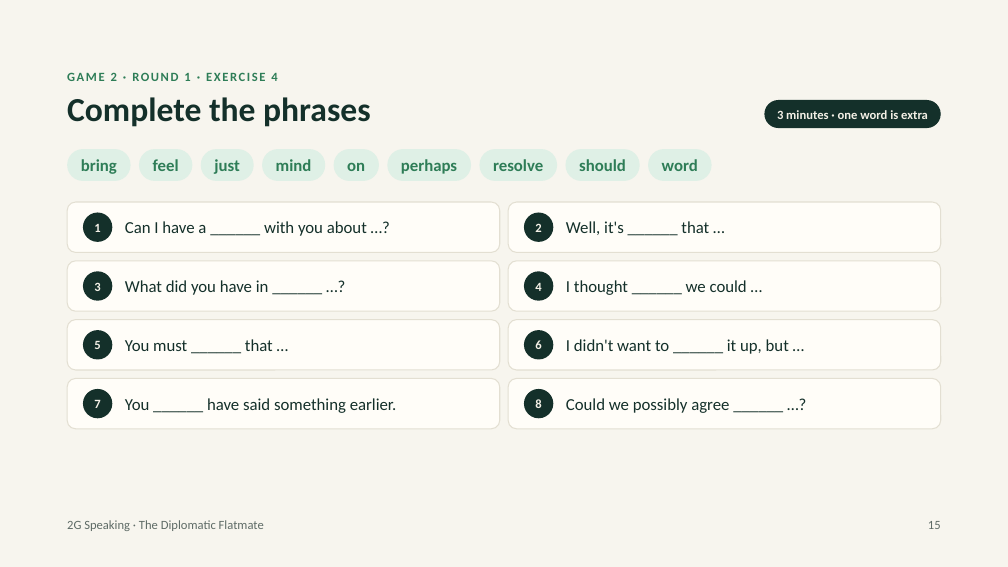
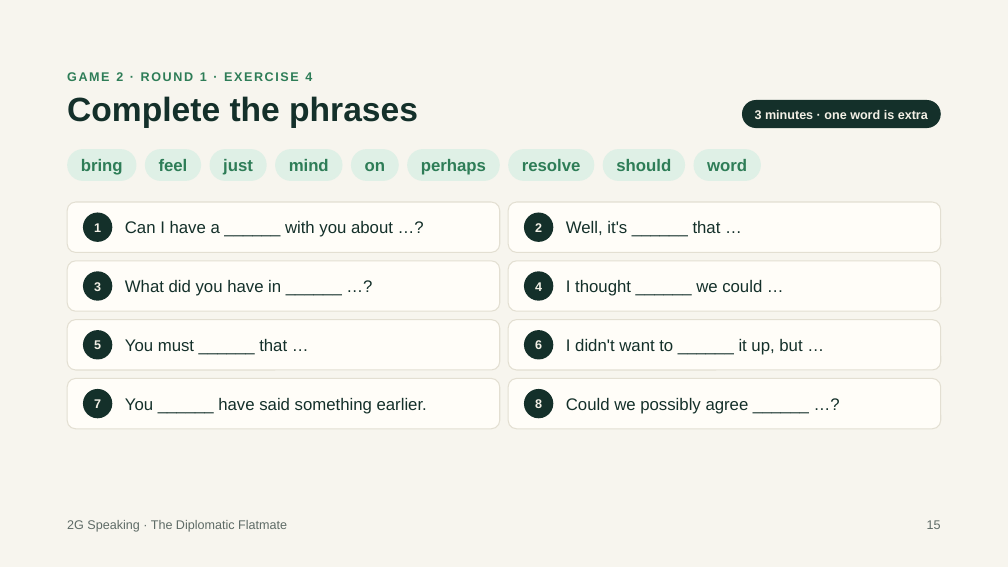
Before and after one commit to adizmurodov/About-ME, a slide deck: slide 15 of diplomatic-flatmate/The-Diplomatic-Flatmate.pptx. Drawn at 1008x567 pixels with LibreOffice and Linux fonts; fonts in the diff are those of the drawing. Boxes give left, top, right and bottom in pixels: in the first picture for what was removed or moved away, otherwise in the second. Text is boxed around its words. In the diff, an @@ line names an element or a change of style, - is before the commit and + after.

```diff
--- a/diplomatic-flatmate/The-Diplomatic-Flatmate.pptx
+++ b/diplomatic-flatmate/The-Diplomatic-Flatmate.pptx
@@ rounded rectangle: place and size @@
-rounded rectangle at (765, 100, 941, 128)
+rounded rectangle at (742, 100, 941, 128)
@@ text "3 minutes · one word ...": place and size @@
-text "3 minutes · one word ..." at (777, 110, 928, 119)
+text "3 minutes · one word ..." at (755, 110, 928, 119)
@@ rounded rectangle: place and size @@
-rounded rectangle at (67, 149, 131, 181)
+rounded rectangle at (67, 149, 137, 181)
@@ rounded rectangle: place and size @@
-rounded rectangle at (139, 149, 193, 181)
+rounded rectangle at (145, 149, 201, 181)
@@ rounded rectangle: place and size @@
-rounded rectangle at (201, 149, 254, 181)
+rounded rectangle at (209, 149, 267, 181)
@@ rounded rectangle: place and size @@
-rounded rectangle at (262, 149, 325, 181)
+rounded rectangle at (275, 149, 343, 181)
@@ rounded rectangle: place and size @@
-rounded rectangle at (333, 149, 379, 181)
+rounded rectangle at (351, 149, 399, 181)
@@ rounded rectangle: place and size @@
-rounded rectangle at (387, 149, 471, 181)
+rounded rectangle at (408, 149, 501, 181)
@@ rounded rectangle: place and size @@
-rounded rectangle at (479, 149, 557, 181)
+rounded rectangle at (508, 149, 594, 181)
@@ rounded rectangle: place and size @@
-rounded rectangle at (566, 149, 640, 181)
+rounded rectangle at (603, 149, 685, 181)
@@ rounded rectangle: place and size @@
-rounded rectangle at (648, 149, 712, 181)
+rounded rectangle at (693, 149, 761, 181)
@@ text "just": place and size @@
-text "just" at (214, 159, 240, 174)
+text "just" at (223, 159, 253, 175)
@@ text "mind": place and size @@
-text "mind" at (276, 159, 312, 171)
+text "mind" at (289, 159, 329, 171)
@@ text "on": place and size @@
-text "on" at (347, 162, 365, 171)
+text "on" at (365, 162, 385, 171)
@@ text "perhaps": place and size @@
-text "perhaps" at (401, 159, 457, 174)
+text "perhaps" at (421, 159, 486, 175)
@@ text "resolve": place and size @@
-text "resolve" at (493, 159, 543, 171)
+text "resolve" at (522, 159, 581, 171)
@@ font Calibri to Arial in 23 elements at (125, 221, 393, 237), (566, 221, 721, 235), (125, 280, 281, 296), (566, 280, 762, 296), (94, 339, 101, 352), (125, 339, 287, 351), (566, 339, 802, 355), (125, 398, 427, 414), (566, 398, 749, 414), (67, 520, 287, 532), (927, 520, 941, 529), (159, 159, 188, 171), (81, 159, 123, 175), (223, 159, 253, 175), (289, 159, 329, 171), (365, 162, 385, 171), (755, 110, 928, 119), (67, 72, 312, 81), (67, 96, 418, 128), (421, 159, 486, 175), (522, 159, 581, 171), (707, 159, 747, 171), (616, 159, 671, 171) @@
@@ text "should": place and size @@
-text "should" at (579, 159, 626, 171)
+text "should" at (616, 159, 671, 171)
@@ text "word": place and size @@
-text "word" at (662, 159, 698, 171)
+text "word" at (707, 159, 747, 171)
```
Also in this commit, not shown: 30 other slides changed, 1 other file.
